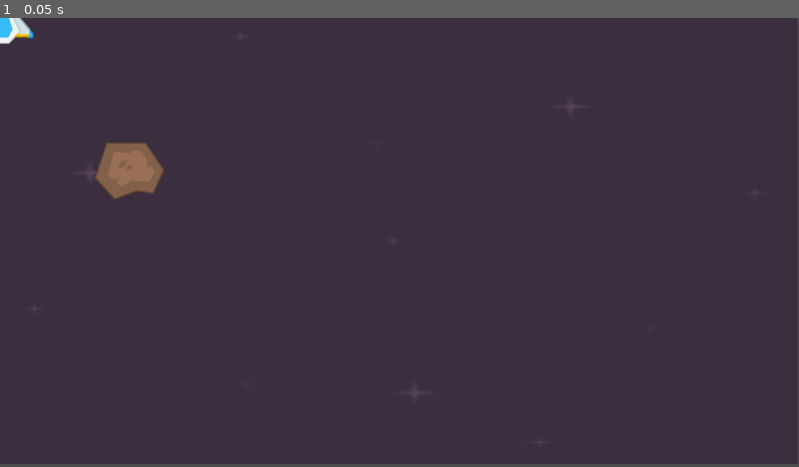
Above: before the commit, frame 1.
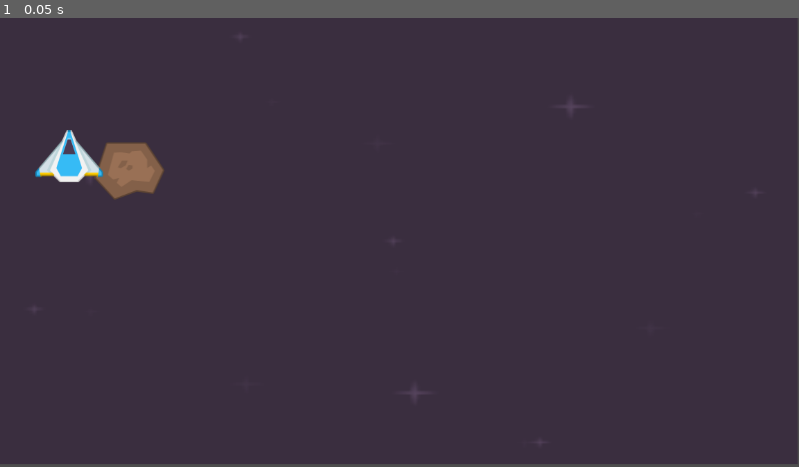
Above: after the commit, the same moment.

Repository: moaiadmhanna/2D-Game
Game: Godot game, scene res://Scenes/level.tscn
Two runs of this game, one before a commit and one after it. Both use one fixed random seed, a clock stepped at 60 frames per second and the inputs below. Before the commit the project has no main scene; this scene is started directly in both runs.
Inputs:
- Up to frame 1 (0.05 s): no input

The runs differ from the first frame. In frame 1, 0.7% of the frame differs, in the area x 0-13%, y 0-37%.

Commit message:
Second Commit

Diff:
--- /dev/null
+++ b/Scenes/player.gd
@@ -0,0 +1,11 @@
+extends Node2D
+
+
+# Called when the node enters the scene tree for the first time.
+func _ready():
+	pass # Replace with function body.
+
+
+# Called every frame. 'delta' is the elapsed time since the previous frame.
+func _process(delta):
+	position = Vector2(100,200)
--- a/Scenes/player.tscn
+++ b/Scenes/player.tscn
@@ -1,8 +1,10 @@
-[gd_scene load_steps=2 format=3 uid="uid://dguxewag0fa27"]
+[gd_scene load_steps=3 format=3 uid="uid://dguxewag0fa27"]
 
 [ext_resource type="Texture2D" uid="uid://fxlum0pdnyn1" path="res://PNG/playerShip3_blue.png" id="1_f88sk"]
+[ext_resource type="Script" path="res://Scenes/player.gd" id="1_yh1uf"]
 
 [node name="Player" type="Node2D"]
+script = ExtResource("1_yh1uf")
 
 [node name="PlayerImage" type="Sprite2D" parent="."]
 texture = ExtResource("1_f88sk")
--- a/project.godot
+++ b/project.godot
@@ -11,5 +11,6 @@
 [application]
 
 config/name="2D Game"
+run/main_scene="res://Scenes/level.tscn"
 config/features=PackedStringArray("4.2", "Forward Plus")
 config/icon="res://icon.svg"
